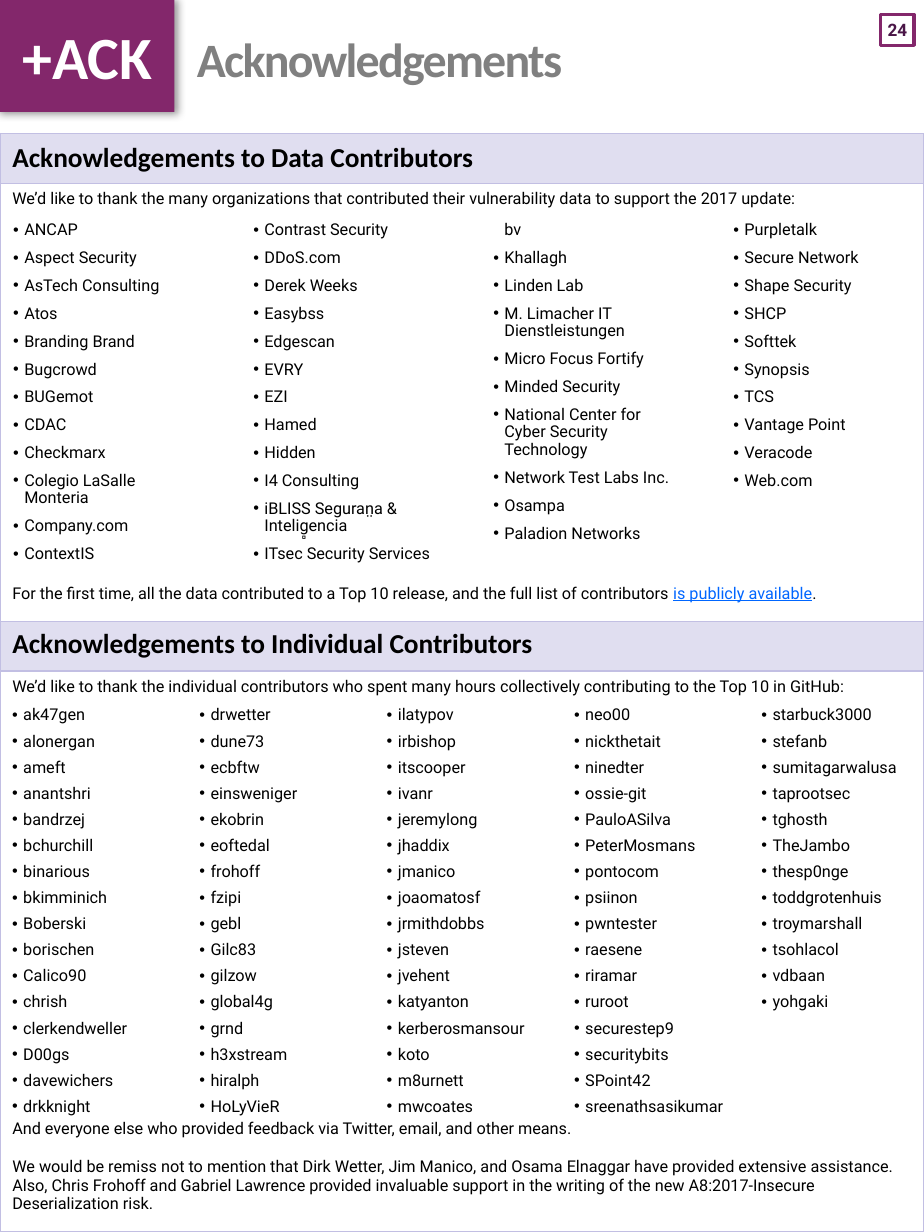
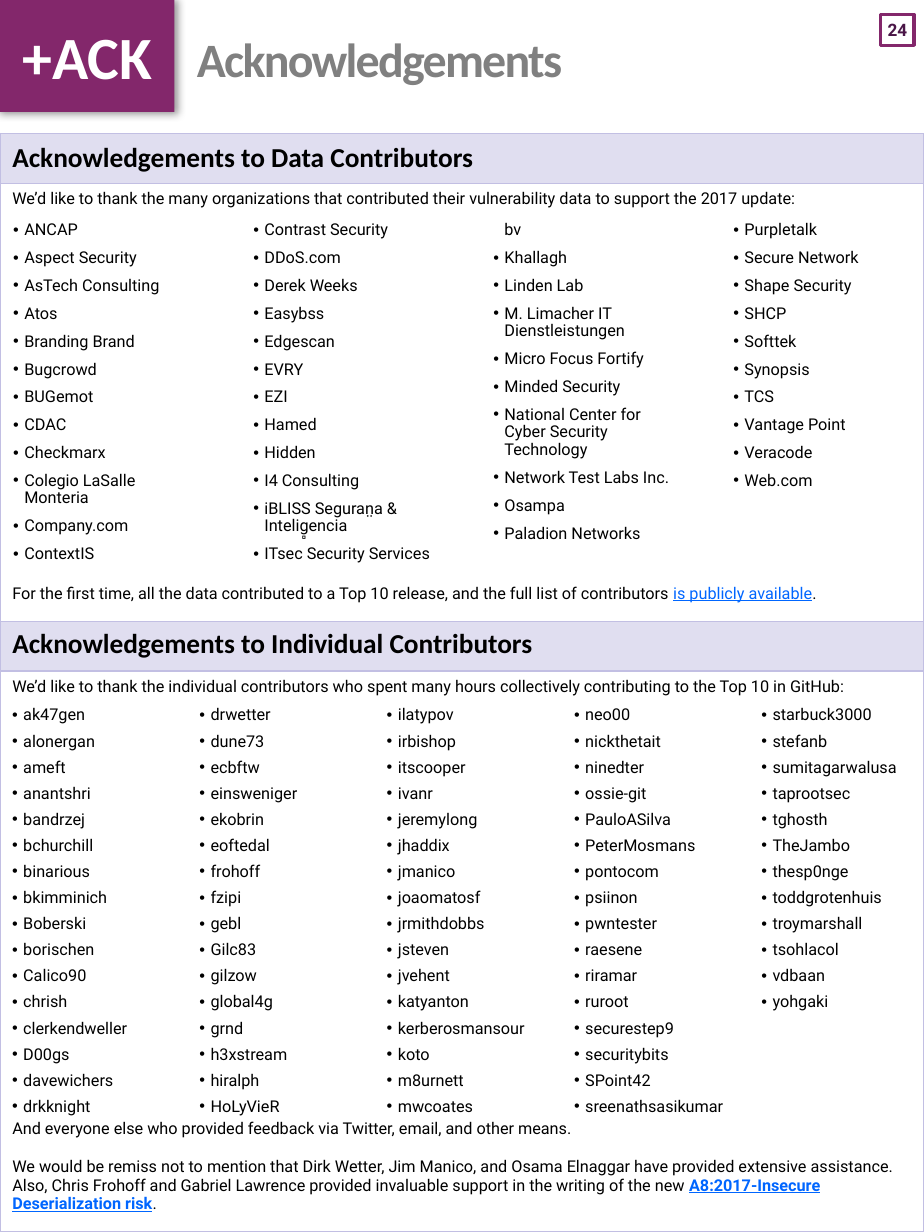
Before and after one commit to OWASP/Top10, a slide deck: slide 25 of 2017/OWASP Top 10-2017 (en).pptx. Drawn at 924x1232 pixels with LibreOffice and Linux fonts; fonts in the diff are those of the drawing. Boxes give left, top, right and bottom in pixels: in the first picture for what was removed or moved away, otherwise in the second. Text is boxed around its words. In the diff, an @@ line names an element or a change of style, - is before the commit and + after.

```diff
--- a/2017/OWASP Top 10-2017 (en).pptx
+++ b/2017/OWASP Top 10-2017 (en).pptx
@@ table at [0, 133, 924, 1232] @@
@@ text colour #000000 to #0066FF, bold on, underline on in "A8:2017-Insecure Deserialization risk." @@
```
Also in this commit, not shown: 4 other slides changed, 1 slide removed.
